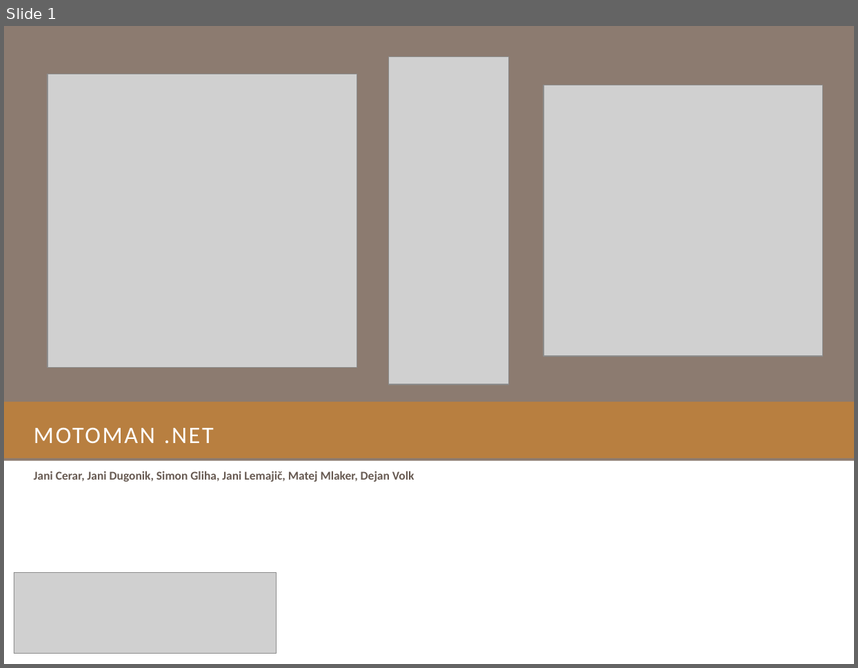
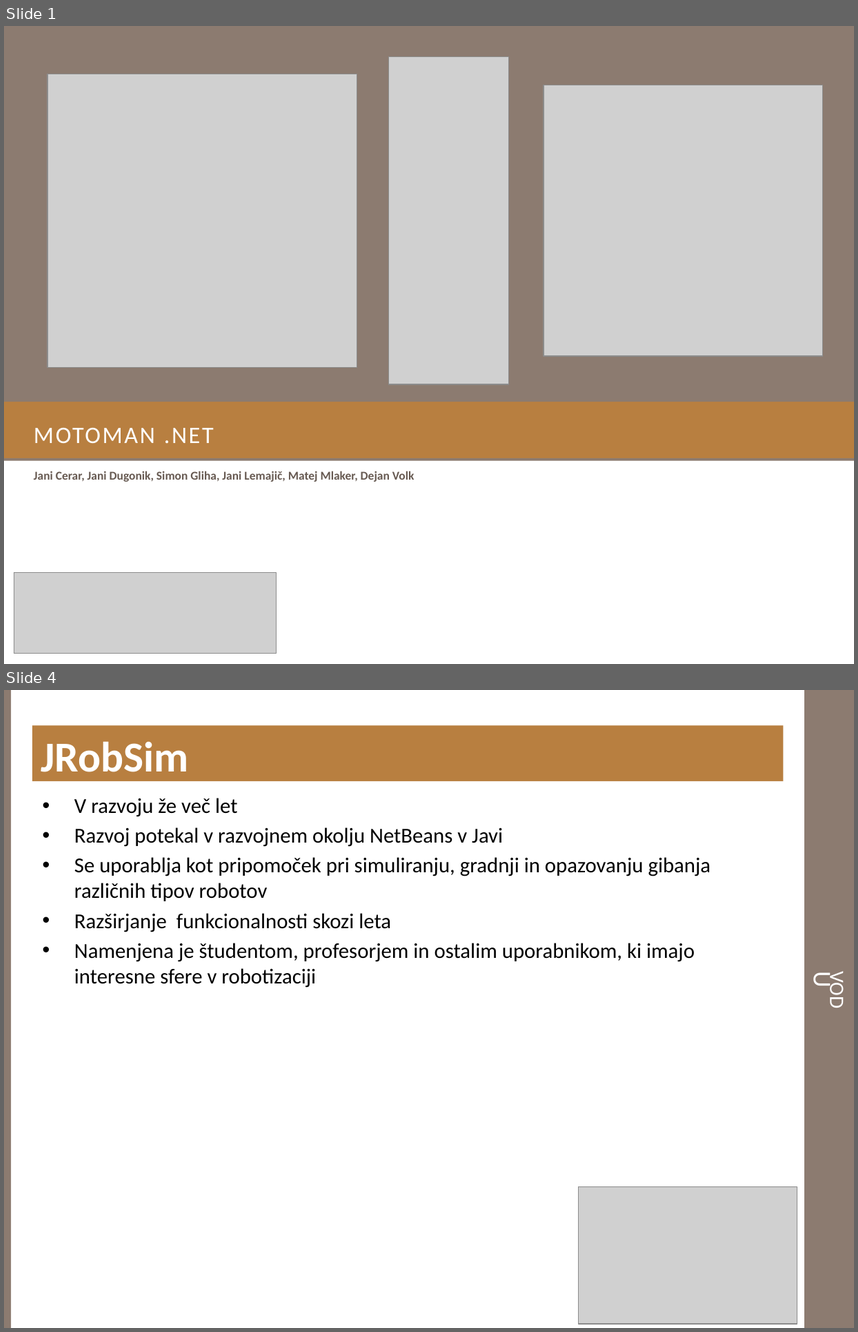
Before and after one commit to doctorA/robot-simulator, a slide deck: Robot_simulator/Dokumentacija/MotomanPredstavitev.pptx. Shown one above the other, each under a label of ours: slide 1 before the commit, slides 1 and 4 after it; the slides between them are not shown. The pictures are 858x668 and 858x1332 pixels, drawn with LibreOffice and Linux fonts; fonts in the diff are those of the drawing; grey boxes stand for pictures; background and template pictures are left out. Boxes give left, top, right and bottom in pixels: in the first picture for what was removed or moved away, otherwise in the second. Text is boxed around its words. In the diff, an @@ line names an element or a change of style, - is before the commit and + after.

Commit message:
MOTOMAN_UM_ver1.docx - spremenjene malenkosti (HURR DURR LETNICE DURR) MotomanPredstavitev.pptx - dodana poglavja Uvod, Opis problema, Opis simulatorja (začetek opisa Model robota)

```diff
--- a/Robot_simulator/Dokumentacija/MotomanPredstavitev.pptx
+++ b/Robot_simulator/Dokumentacija/MotomanPredstavitev.pptx
@@ slide 4 added at [4, 690, 854, 1328], background #FFFFFF @@
@@ rectangle added at [4, 690, 11, 1328], fill #8C7B70 @@
@@ rectangle added at [805, 690, 854, 1328], fill #8C7B70 @@
@@ text added at [32, 726, 783, 782], fill #B87F40, 36 pt, text #FFFFFF, bold @@
+JRobSim
@@ title added at [805, 726, 854, 1272], 21.6 pt, text #FFFFFF, small capitals @@
+Uvod
@@ text added at [74, 798, 711, 987], 18 pt, text #000000 @@
+• V razvoju že več let
+• Razvoj potekal v razvojnem okolju NetBeans v Javi
+• Se uporablja kot pripomoček pri simuliranju, gradnji in opazovanju gibanja različnih tipov robotov
+• Razširjanje funkcionalnosti skozi leta
+• Namenjena je študentom, profesorjem in ostalim uporabnikom, ki imajo interesne sfere v robotizaciji
@@ picture added at [579, 1186, 797, 1323] @@
```
Also in this commit, not shown: 1 slide changed, 6 other slides added, 2 slides removed, 1 other file.
